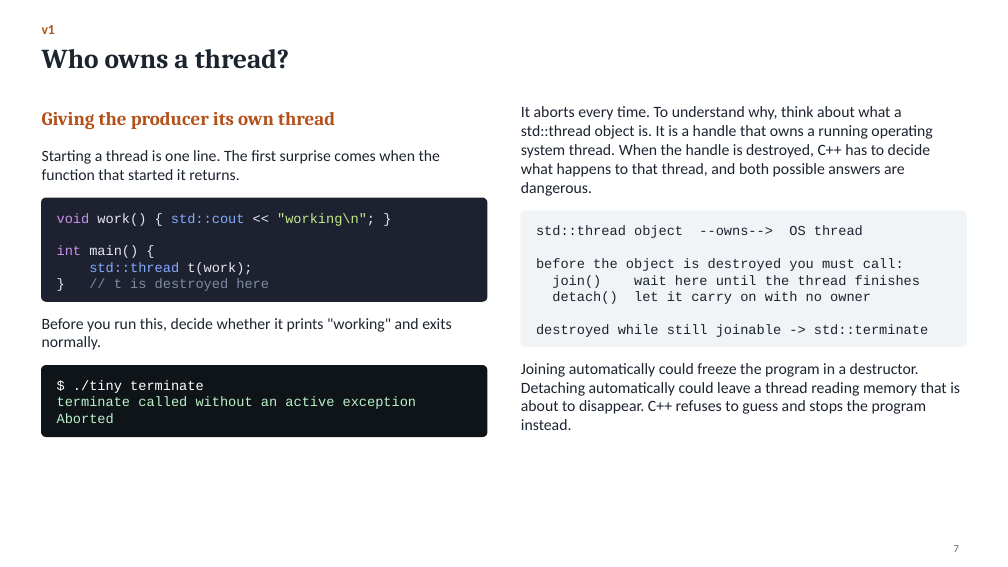
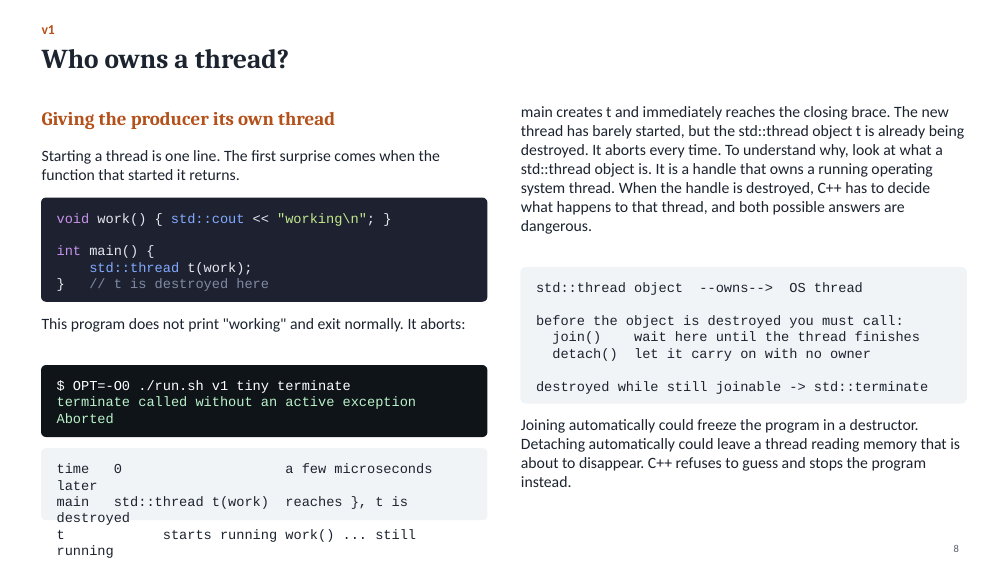
Before and after one commit to Kumarutkarsh9470/Project, a slide deck: slide 8 of Queue_Course.pptx (slide 7 before the commit). Drawn at 1008x567 pixels with LibreOffice and Linux fonts; fonts in the diff are those of the drawing. Boxes give left, top, right and bottom in pixels: in the first picture for what was removed or moved away, otherwise in the second. Text is boxed around its words. In the diff, an @@ line names an element or a change of style, - is before the commit and + after.

```diff
--- a/Queue_Course.pptx
+++ b/Queue_Course.pptx
@@ text at <box>521,106,964,234</box>: text changed @@
-It aborts every time. To understand why, think about what a std::thread object is. It is a handle that owns a running operating system thread. When the handle is destroyed, C++ has to decide what happens to that thread, and both possible answers are dangerous.
+main creates t and immediately reaches the closing brace. The new thread has barely started, but the std::thread object t is already being destroyed. It aborts every time. To understand why, look at what a std::thread object is. It is a handle that owns a running operating system thread. When the handle is destroyed, C++ has to decide what happens to that thread, and both possible answers are dangerous.
@@ 2 texts, 1 rounded rectangle: place and size @@
-2 texts, 1 rounded rectangle at <box>521,211,966,430</box>
+2 texts, 1 rounded rectangle at <box>521,268,966,487</box>
@@ text at <box>42,318,465,332</box>: text changed @@
-Before you run this, decide whether it prints "working" and exits normally.
+This program does not print "working" and exit normally. It aborts:
@@ text at <box>73,380,351,393</box>: text changed @@
-$ ./tiny terminate
+$ OPT=-O0 ./run.sh v1 tiny terminate
@@ rounded rectangle added at <box>42,448,487,520</box>, fill #F1F4F7, outline #F1F4F7 1 pt @@
@@ text added at <box>57,463,432,558</box>, 13 pt, text #1C2430 @@
+time 0 a few microseconds later
+main std::thread t(work) reaches }, t is destroyed
+t starts running work() ... still running
@@ page number at <box>954,545,959,552</box>: text changed @@
-7
+8
```
Also in this commit, not shown: 54 other slides changed, 1 slide added, 6 slides removed, 8 other files.
